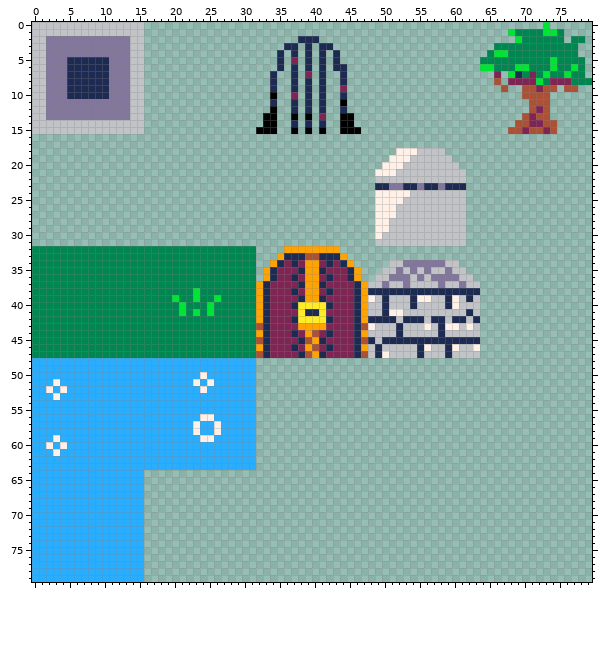
File history of a pixel-art file, res/maps/map_ase.aseprite. Above: the version before the commit.
80x80 pixels, 1 frame. Pixels under 10% opacity are left out.
The result:
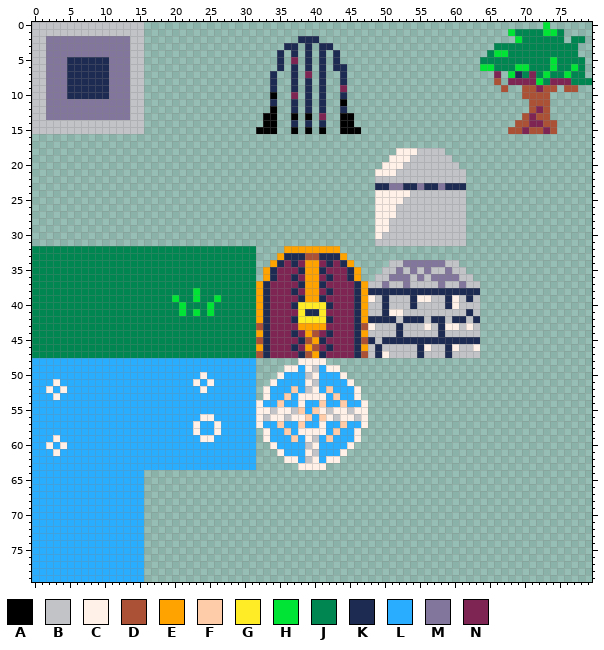
Palette (. is transparent): A #000000  B #c2c3c7  C #fff1e8  D #ab5236  E #ffa300  F #ffccaa  G #ffec27  H #00e436  J #008751  K #1d2b53  L #29adff  M #83769c  N #7e2553
Difference:
@@ x 30..49 @@
 47 JJDKNNNNKDEKNNNNKDBK
-48 LL..................
-49 LL..................
-50 LL..................
-51 LL..................
-52 LL..................
-53 LL..................
-54 LL..................
-55 LL..................
-56 LL..................
-57 LL..................
-58 LL..................
-59 LL..................
-60 LL..................
-61 LL..................
-62 LL..................
-63 LL..................
+48 LL......CCCC........
+49 LL....CCLCBLCC......
+50 LL...CLLLBCLLLC.....
+51 LL..CLLLLCBLLLLC....
+52 LL.CLLLFLBCLFLLLC...
+53 LL.CLLFLCCCCLFLLC...
+54 LLCLLFLLCLLFLLFLLC..
+55 LLCCBCCBFLFCBCCBCC..
+56 LLCBCCBCCFLFCBCCBC..
+57 LLCLLFLLFLLCLLFLLC..
+58 LL.CLLFLCCCCLFLLC...
+59 LL.CLLLFLCBLFLLLC...
+60 LL..CLLLLBCLLLLC....
+61 LL...CLLLCBLLLC.....
+62 LL....CCLBCLCC......
+63 LL......CCCC........
 64 ....................
